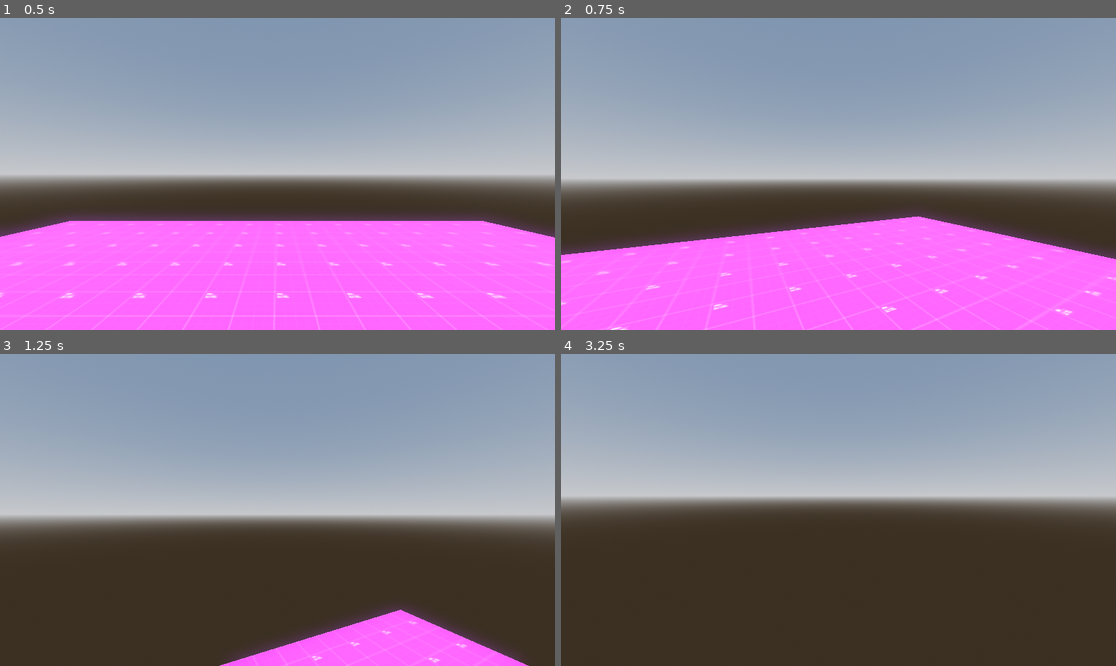
Above: before the commit, frames 1-4 (two rows, left to right).
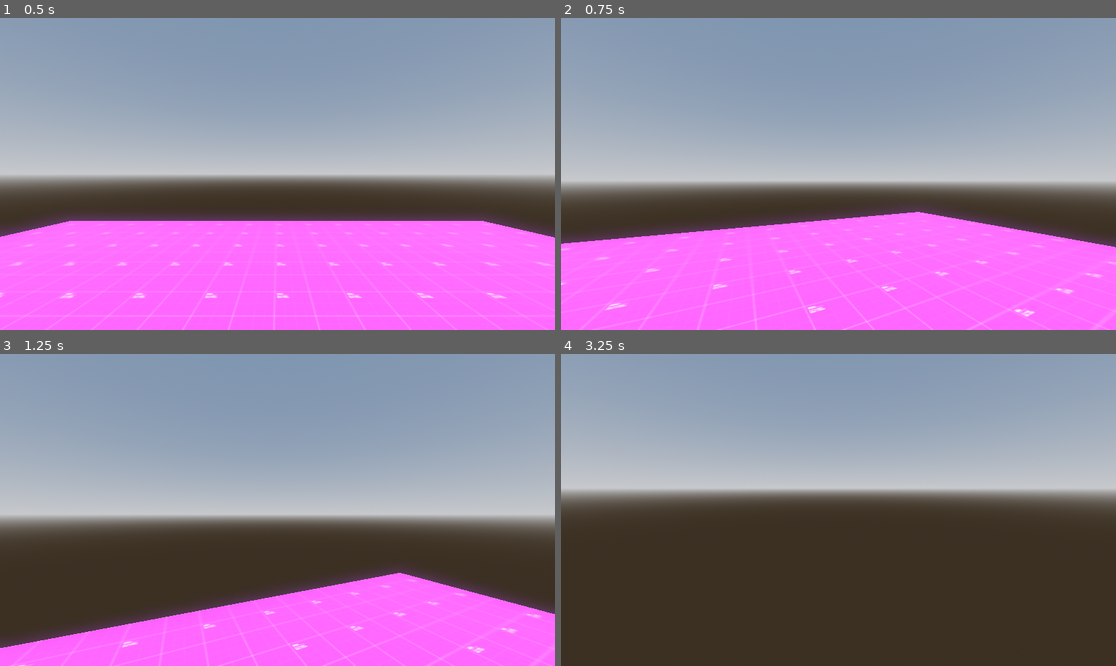
Above: after the commit, the same moments.

Repository: Rain-Gayming/Stalkout
Game: Godot game, scene res://Scenes/World/World.tscn
Same seed, same stepped clock (60 frames per second), same inputs: the game is played once before the commit and once after it.
Inputs (mouse positions are in pixels of both pictures, inside the frame that each line leads up to):
- Up to frame 1 (0.5 s): no input
- Up to frame 2 (0.75 s): tap Enter at 0.5 s; move the mouse to (866, 174) at 0.52 s; hold W (forward) from 0.53 s (still down); tap Ctrl (crouch) at 0.6 s
- Up to frame 3 (1.25 s): keep holding W (forward); tap Space (jump) at 0.77 s; tap Shift (sprint) at 0.8 s
- Up to frame 4 (3.25 s): keep holding W (forward); move the mouse to (810, 510) at 1.27 s; tap Shift (sprint) at 1.35, 2.3, 2.85 s; tap Space (jump) at 1.52, 2.75, 3.02 s; tap Ctrl (crouch) at 1.55, 2.1, 3.05 s; move the mouse to (849, 503) at 2.02 s; move the mouse to (832, 516) at 2.77 s

Frame 1 is identical in both runs. In frame 2, 6.9% of the frame differs, in the area x 0-100%, y 51-100%; in frame 3, 16%, in the area x 0-100%, y 69-100%; in frame 4, 6.0%.

Commit message:
Crouching

Diff:
--- a/Scenes/Player/player.tscn
+++ b/Scenes/Player/player.tscn
@@ -10,6 +10,8 @@
 
 [node name="Player" type="CharacterBody3D"]
 script = ExtResource("1_xtxbh")
+normalScale = Vector3(1, 1, 1)
+crouchScale = Vector3(1, 0.65, 1)
 staminaRegen = 12.0
 staminaDepletion = 15.0
 
--- a/Scripts/Player/player.gd
+++ b/Scripts/Player/player.gd
@@ -9,6 +9,8 @@
 
 @export_category("Movement")
 @export var currentMoveType : MoveType
+@export var normalScale : Vector3
+@export var crouchScale : Vector3
 
 @export_category("Stamina")
 @export var currentStamina : float
@@ -62,10 +64,13 @@
 func changeMoveType(moveType : MoveType):
 	currentMoveType = moveType
 	if moveType == MoveType.crouch:
+		scale = crouchScale
 		currentSpeed = crouchSpeed
 	if moveType == MoveType.run:
+		scale = normalScale
 		currentSpeed = runSpeed
 	if moveType == MoveType.sprint:
+		scale = normalScale
 		currentSpeed = sprintSpeed
 
 func _physics_process(delta):
